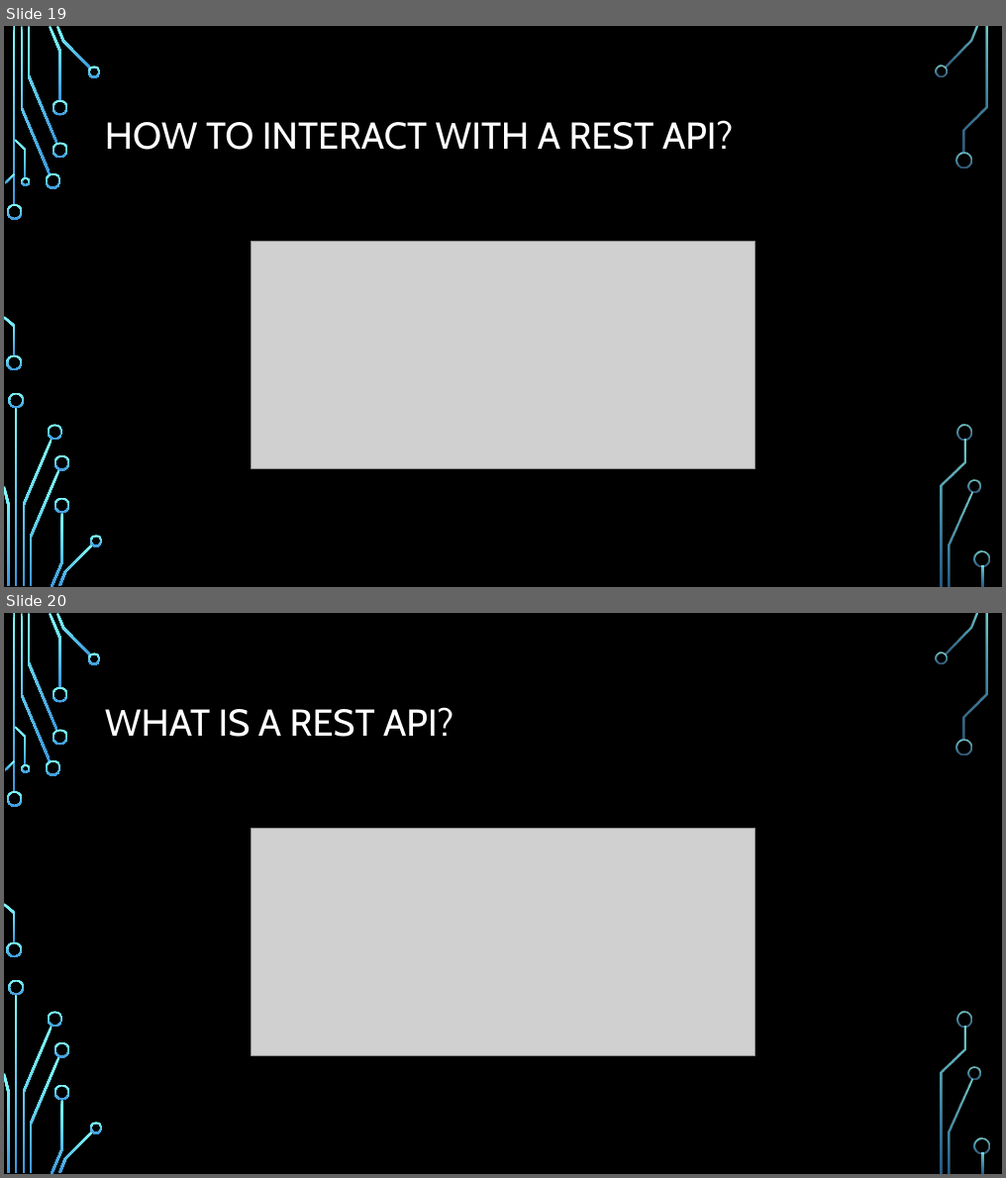
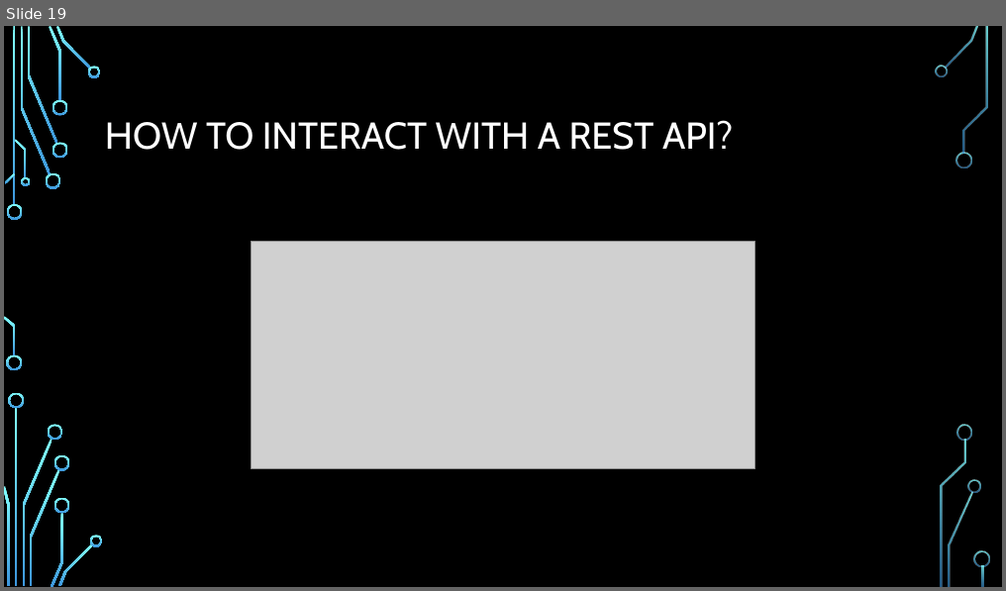
Before and after one commit to kenshih1989/GameStoreAPI, a slide deck: GameStore with Visual Studio Code.pptx. Shown one above the other, each under a label of ours: slides 19 and 20 before the commit, slide 19 after it. The pictures are 1006x1178 and 1006x591 pixels, drawn with LibreOffice and Linux fonts; fonts in the diff are those of the drawing; grey boxes stand for pictures; background and template pictures are left out. Boxes give left, top, right and bottom in pixels: in the first picture for what was removed or moved away, otherwise in the second. Text is boxed around its words. In the diff, an @@ line names an element or a change of style, - is before the commit and + after.

```diff
--- a/GameStore with Visual Studio Code.pptx
+++ b/GameStore with Visual Studio Code.pptx
@@ slide 20 removed at bbox=[4, 613, 1002, 1174], background picture (left out); not listed: 36 template elements that a slide beside it also shows @@
@@ title removed at bbox=[105, 707, 453, 737] @@
-WHAT IS A REST API?
@@ picture removed at bbox=[252, 829, 754, 1057] @@
```
Also in this commit, not shown: 18 slides added, 47 other files.
